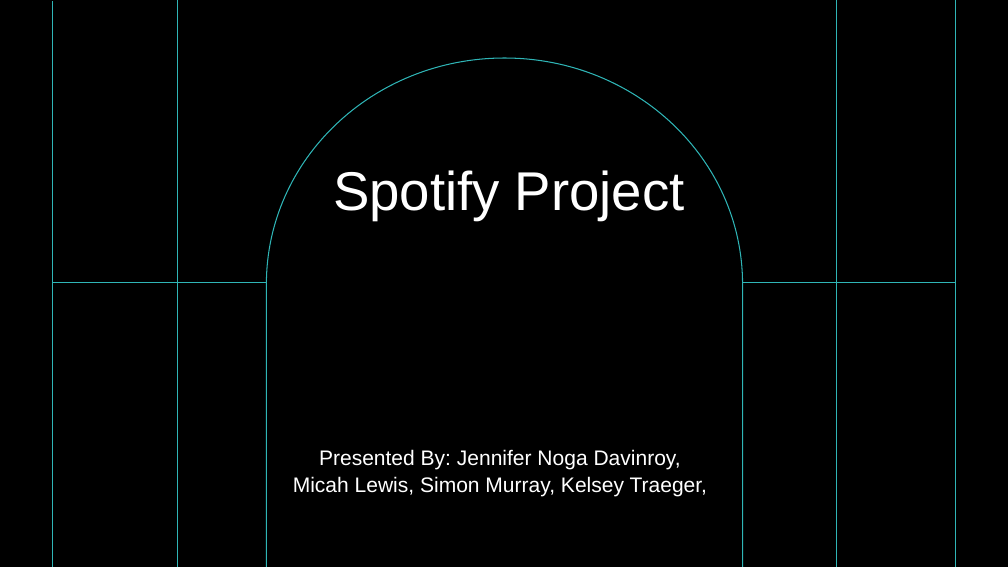
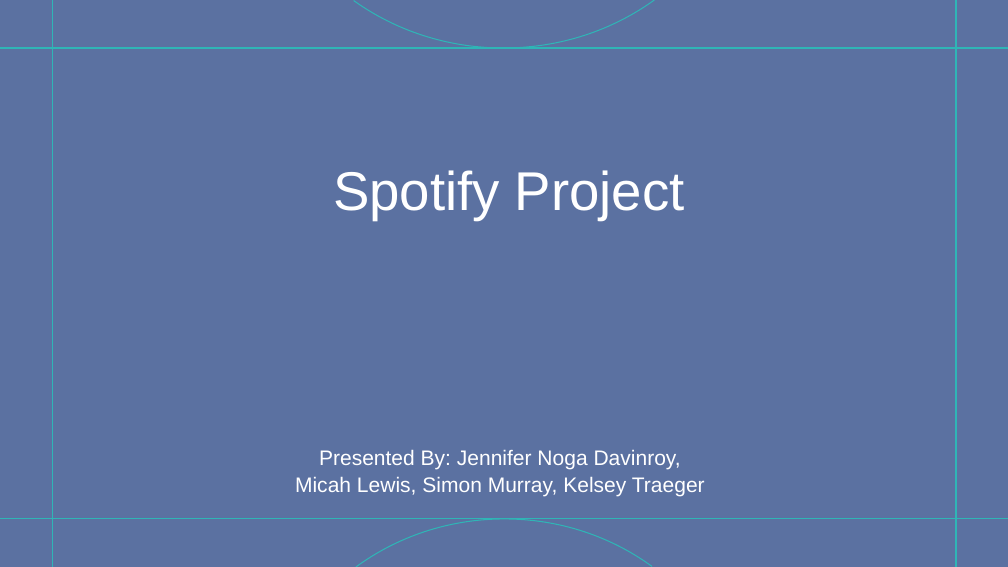
Before and after one commit to simonmurray25/spotify-project, a slide deck: slide 1 of Spotify Project.pptx. Drawn at 1008x567 pixels with LibreOffice and Linux fonts; fonts in the diff are those of the drawing; background and template pictures are left out; a plain dark background stands for a picture behind light text. Boxes give left, top, right and bottom in pixels: in the first picture for what was removed or moved away, otherwise in the second. Text is boxed around its words. In the diff, an @@ line names an element or a change of style, - is before the commit and + after.

Commit message:
Add files via upload
Updated powerpoint

```diff
--- a/Spotify Project.pptx
+++ b/Spotify Project.pptx
@@ rectangle removed at (0,0,1008,567) @@
@@ rectangle removed at (0,0,1008,567) @@
@@ rectangle added at (0,0,1008,567), fill #5B71A1 @@
@@ group removed at (52,0,956,567): 6 lines, 1 freeform shape @@
@@ subtitle at (295,450,705,497): text changed @@
-Presented By: Jennifer Noga Davinroy, Micah Lewis, Simon Murray, Kelsey Traeger,
+Presented By: Jennifer Noga Davinroy, Micah Lewis, Simon Murray, Kelsey Traeger
```
Also in this commit, not shown: 6 slides added, 2 slides removed.
